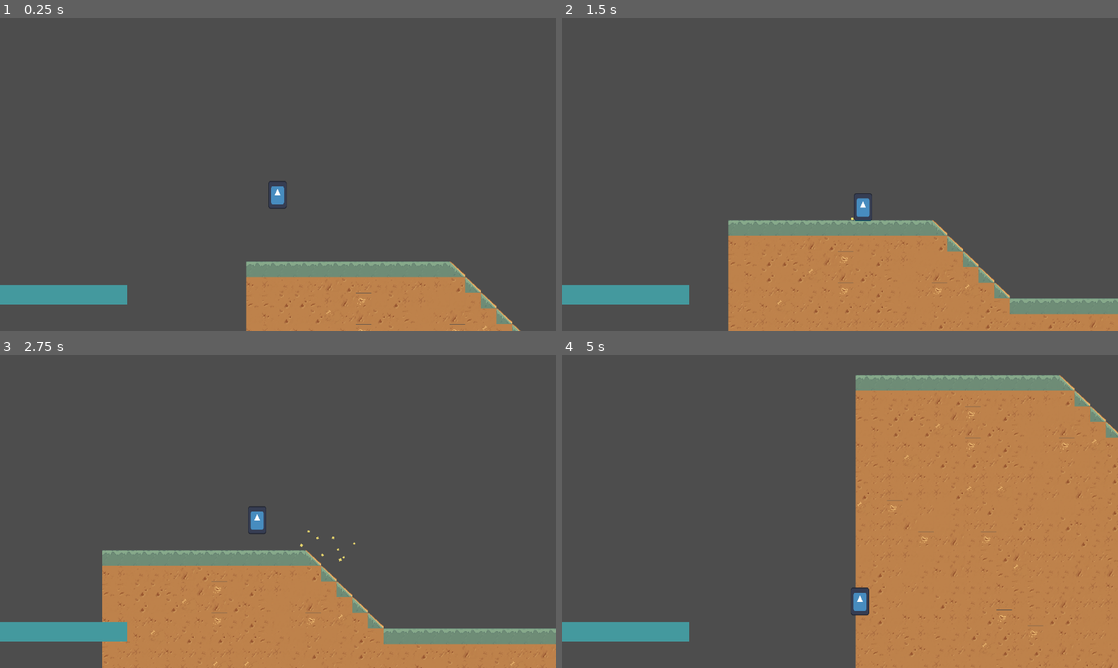
Above: before the commit, frames 1-4 (two rows, left to right).
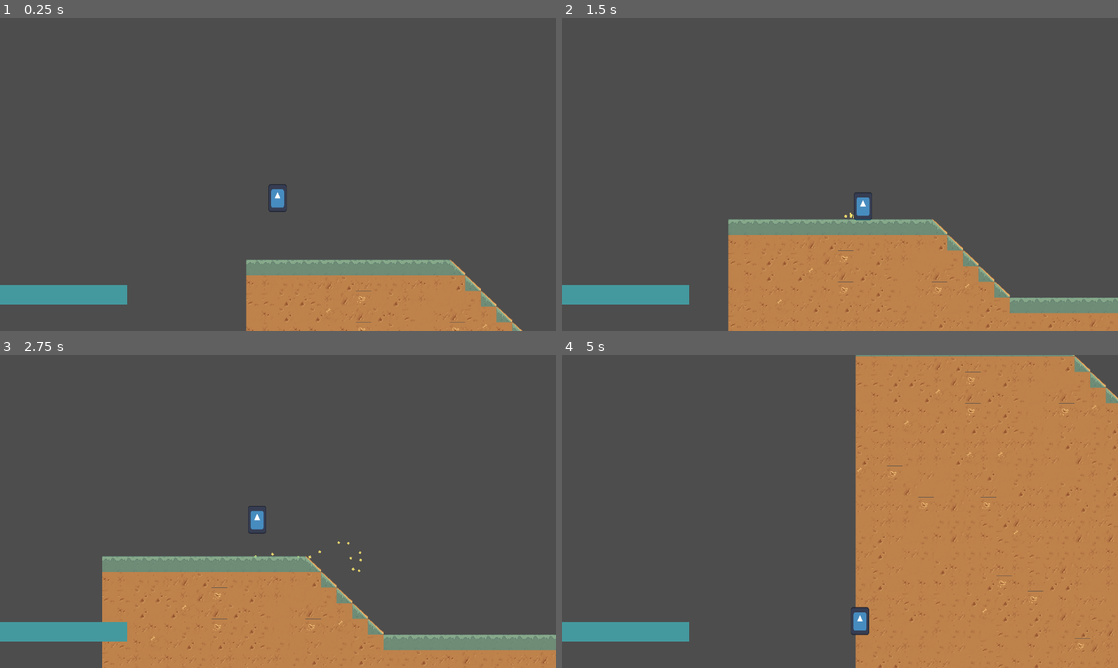
Above: after the commit, the same moments.

Repository: dzfrias/gladiator
Game: Godot game, scene res://scenes/mission.tscn
The game is run twice, just before and just after one commit, with the same random seed, the same clock (stepped at 60 frames per second) and the same inputs. This scene is started directly instead of the project's main scene. The engine's default icon, where the game draws it, is replaced by a stand-in: a white triangle on a blue panel in a dark square. Sound files missing from this copy of the repository are replaced by a short silence.
Inputs (mouse positions are in pixels of both pictures, inside the frame that each line leads up to):
- Up to frame 1 (0.25 s): no input
- Up to frame 2 (1.5 s): move the mouse to (812, 237) at 0.52 s; hold Space (jump) 0.53-1.28 s; hold D (right) from 0.53 s (still down); move the mouse to (1006, 221) at 1.27 s; tap S (burrow) at 1.35 s
- Up to frame 3 (2.75 s): tap Space (jump) at 1.52, 1.55, 1.82, 2.3 s; move the mouse to (111, 464) at 2.02 s; release D (right) at 2.03 s; hold A (left) from 2.03 s (still down); hold Shift (fallthrough) from 2.03 s (still down)
- Up to frame 4 (5 s): move the mouse to (867, 511) at 2.77 s; release Shift (fallthrough) at 2.78 s; click (867, 511) at 2.85 s; tap Space (jump) at 3.02, 3.05, 3.32, 3.77, 3.8, 4.07, 4.35, 4.52, 4.82 s; move the mouse to (756, 433) at 3.52 s; hold I (interact) 3.53-4.28 s; move the mouse to (962, 495) at 4.27 s; release A (left) at 4.28 s; hold D (right) from 4.28 s (still down)

The runs differ from the first frame. In frame 1, 1.3% of the frame differs, in the area x 44-94%, y 52-100%; in frame 2, 1.1%; in frame 3, 4.3%; in frame 4, 6.9%, in the area x 52-100%, y 0-100%.

Commit message:
Tweak player stats

Diff:
--- a/resources/player_movement_settings.tres
+++ b/resources/player_movement_settings.tres
@@ -10,11 +10,11 @@
 crouch_move_speed = 75.0
 shield_move_speed = 100.0
 direction_change_factor = 3.0
-jump_speed = 300.0
-jump_accel = 400.0
+jump_speed = 400.0
+jump_accel = 200.0
 jump_hold_time = 0.2
 jump_buffer_time = 0.2
-gravity_scale = 2.0
+gravity_scale = 2.5
 roll_speed = 600.0
 roll_time = 0.2
 roll_cooldown_time = 0.2
